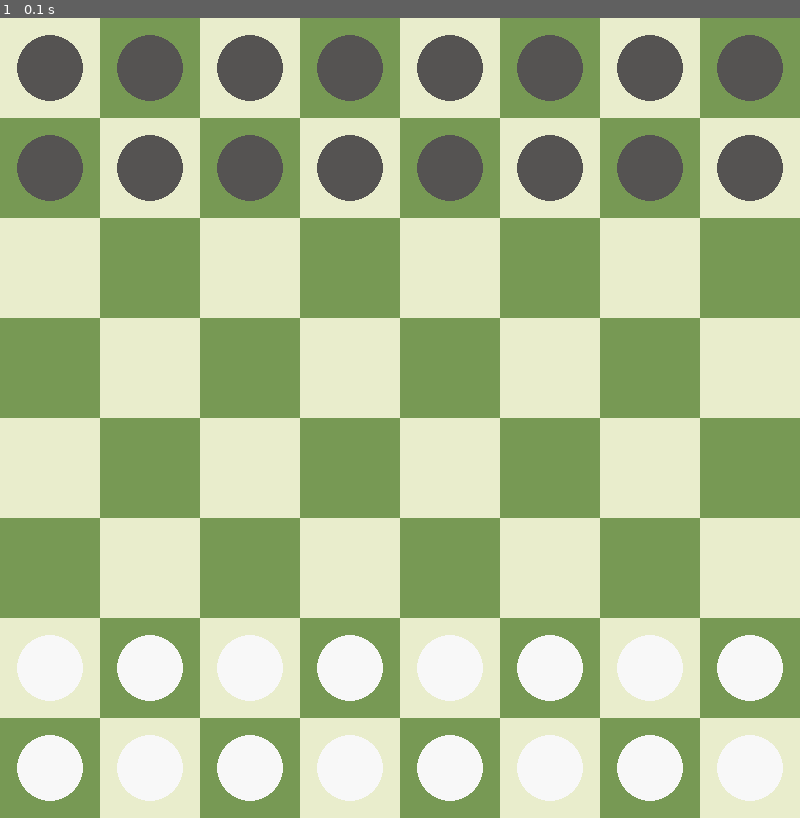
Above: before the commit, frame 1.
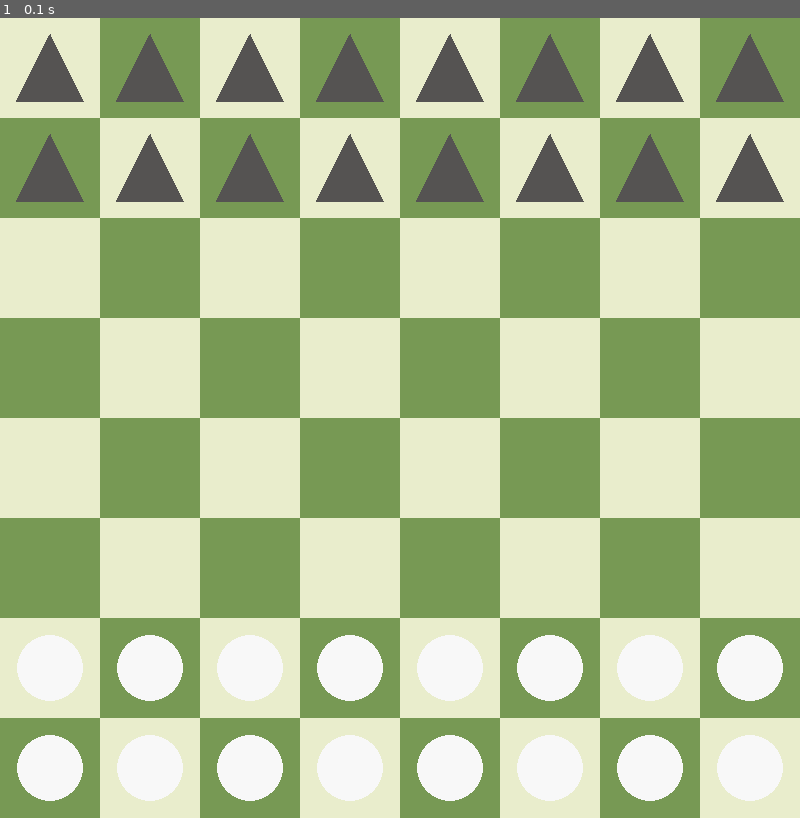
Above: after the commit, the same moment.

Repository: caleb-james-smith/PyGameChess
Game: pygame game, started from play.py
Two runs of this game, one before a commit and one after it. Both use one fixed random seed, a clock stepped at 60 frames per second and the inputs below.
Inputs:
- Up to frame 1 (0.1 s): no input

The runs differ from the first frame. In frame 1, 4.6% of the frame differs, in the area x 2-98%, y 2-23%.

Commit message:
Start drawing triangle pieces.

Diff:
--- a/play.py
+++ b/play.py
@@ -12,8 +12,11 @@
 # Draw a piece
 # x_position: x position measured from left edge
 # y_position: y position measured from top edge
-def draw_piece(my_game, my_screen, color, x_position, y_position, size):
-    my_game.draw.circle(my_screen, color, [x_position, y_position], size, 0)
+def draw_piece(my_game, my_screen, color, x_position, y_position, size, type):
+    if type == "circle":
+        my_game.draw.circle(my_screen, color, [x_position, y_position], size, 0)
+    elif type == "triangle":
+        my_game.draw.polygon(my_screen, color, [(x_position - size, y_position + size), (x_position + size, y_position + size), (x_position, y_position - size)], 0)
 
 # Get square color based on x, y coordinate indices
 def get_square_color(x, y, light_color, dark_color):
@@ -52,15 +55,17 @@
             # choose light or dark color
             if y < half_n_squares:
                 color = dark_color
+                type = "triangle"
             else:
                 color = light_color
+                type = "circle"
             # Get piece position and size; note that this is different than the square position
             x_position = (x + 0.5) * square_side
             y_position = (y + 0.5) * square_side
             # FIXME: size should be smaller than square side
             size = square_side / 3
             # Draw piece
-            draw_piece(my_game, my_screen, color, x_position, y_position, size)
+            draw_piece(my_game, my_screen, color, x_position, y_position, size, type)
 
 # Run the game
 def run_game():
